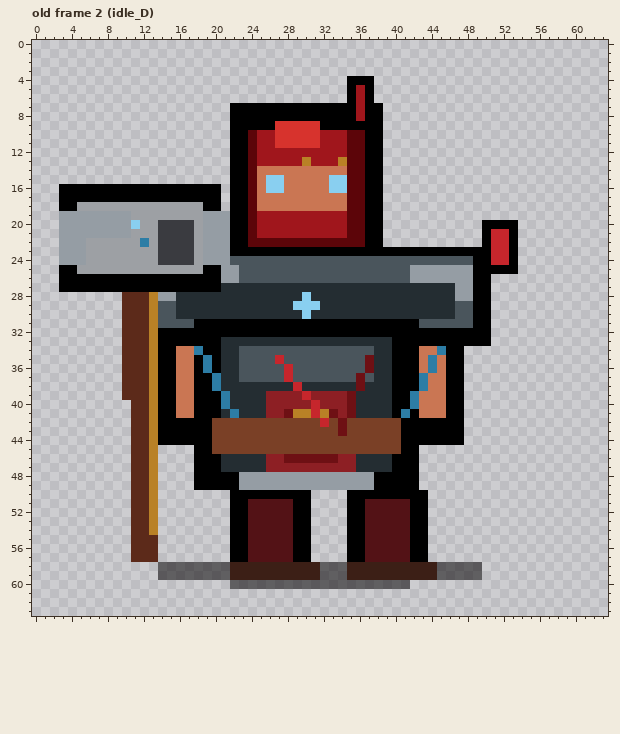
A pixel-art file gets an edit: assets/source/aseprite/character/memory_breaker/char_memory_breaker_base.aseprite. Above, as it was before the edit.
64x64 pixels, 150 frames. Shown: old frame 2 (idle_D). The commit also changed other frames, which this record leaves out.
Once edited:
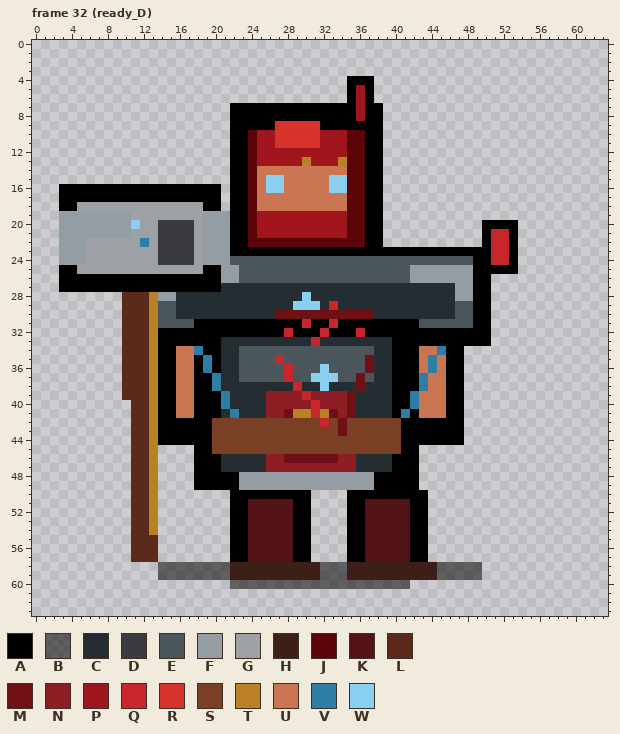
Palette (. is transparent): A #000000  B #0a07098e  C #242d32  D #3a3b40  E #4a555c  F #959da4  G #9da0a4  H #3c1f16  J #5c0509  K #531216  L #5c2a1a  M #6e1014  N #8d1f24  P #a0161c  Q #c6262c  R #d7332d  S #7a4026  T #b98126  U #ca7653  V #2d7da5  W #89cff0
A new or re-ordered frame is compared with the old frame closest to it.
Difference:
frames 150 -> 200
Frame 32 (ready_D) is new; against old frame 2 (idle_D), layer "memory_cracks":
y 29: x 33 C -> Q
y 30: x 27..37 CCCWCCCCCCC -> MMMMMMMMMMM
y 31: x 30 A -> Q; x 33 A -> Q
y 32: x 28 A -> Q; x 32 A -> Q; x 36 A -> Q
y 33: x 31 C -> Q
y 36: x 32 E -> W
y 37: x 31..33 EEE -> WWW
y 38: x 32 C -> W
